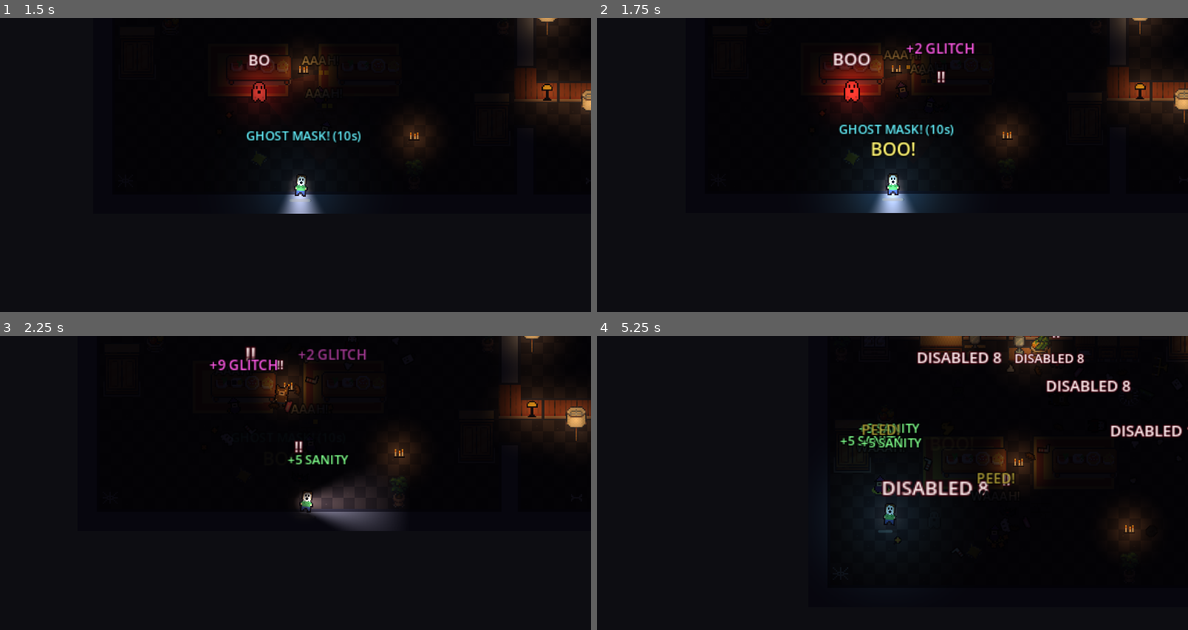
Above: before the commit, frames 1-4 (two rows, left to right).
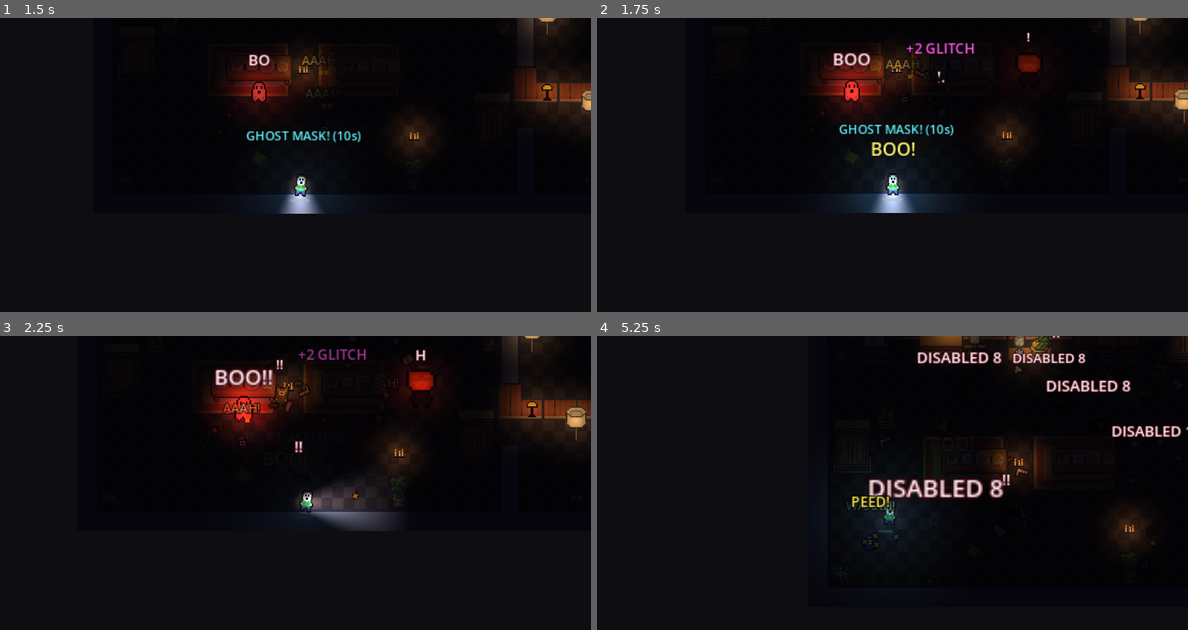
Above: after the commit, the same moments.

Repository: Anchevskiii/GameJam2026-WitchWay-
Game: Godot game, scene res://scenes/levels/dining_room.tscn
Same seed, same stepped clock (60 frames per second), same inputs: the game is played once before the commit and once after it. This scene is started directly instead of the project's main scene.
Inputs (mouse positions are in pixels of both pictures, inside the frame that each line leads up to):
- Up to frame 1 (1.5 s): tap Enter at 0.5 s; move the mouse to (425, 167) at 0.52 s; hold D (move_right) 0.53-1.28 s; hold Shift (sprint) 0.53-1.28 s; tap Space (scare) at 0.6 s; click (425, 167) at 0.67 s; move the mouse to (177, 200) at 1.27 s; hold S (move_down) from 1.28 s (still down); tap Shift (sprint) at 1.35 s
- Up to frame 2 (1.75 s): keep holding S (move_down); tap Space (scare) at 1.55 s
- Up to frame 3 (2.25 s): move the mouse to (354, 430) at 2.02 s; release S (move_down) at 2.03 s; hold D (move_right) from 2.03 s (still down); hold E (interact) from 2.03 s (still down)
- Up to frame 4 (5.25 s): tap Shift (sprint) at 2.3 s; move the mouse to (862, 568) at 2.77 s; release D (move_right) at 2.78 s; release E (interact) at 2.78 s; hold W (move_up) 2.78-3.53 s; tap Space (scare) at 2.85, 4.55, 5.1 s; click (862, 568) at 2.92 s; move the mouse to (1069, 550) at 3.52 s; hold Shift (sprint) 3.53-4.28 s; hold A (move_left) 3.53-5.03 s; move the mouse to (715, 453) at 4.27 s; tap F (toggle_flashlight) at 4.35 s; move the mouse to (922, 503) at 5.02 s; hold S (move_down) from 5.03 s (still down); hold Shift (sprint) from 5.03 s (still down); click (922, 503) at 5.17 s

Frame 1 is identical in both runs. In frame 2, 0.5% of the frame differs, in the area x 48-75%, y 4-28%; in frame 3, 3.7%, in the area x 34-75%, y 3-57%; in frame 4, 2.9%.

Commit message:
Refine jumpscare audio, trim leading silence, add entity scare cooldowns and level-complete byebye SFX

Diff:
--- a/_autoloads/audio_manager.gd
+++ b/_autoloads/audio_manager.gd
@@ -5,6 +5,7 @@
 
 var _music_player: AudioStreamPlayer
 var _sfx_players: Array[AudioStreamPlayer] = []
+var _scare_player: AudioStreamPlayer
 var _muffled_player: AudioStreamPlayer
 var _echo_loop_player: AudioStreamPlayer
 var _whisper_loop_player: AudioStreamPlayer
@@ -12,8 +13,10 @@
 const SFX_POOL_SIZE: int = 8
 const MUFFLED_BUS: StringName = &"MuffledRoom"
 const AMBIENT_MIN_COOLDOWN: float = 4.0
+const SCARE_SOUND_COOLDOWN: float = 2.0
 
 var _muffled_busy_until: float = 0.0
+var _scare_busy_until: float = 0.0
 var _room_ambience_active: bool = false
 var _ambience_fade_weight: float = 0.0
 var _whisper_phase: float = 0.0
@@ -38,6 +41,10 @@
 	_muffled_player = AudioStreamPlayer.new()
 	_muffled_player.bus = MUFFLED_BUS
 	add_child(_muffled_player)
+
+	_scare_player = AudioStreamPlayer.new()
+	_scare_player.bus = "SFX"
+	add_child(_scare_player)
 
 	for i in range(SFX_POOL_SIZE):
 		var player := AudioStreamPlayer.new()
@@ -189,6 +196,23 @@
 	play_sfx(_load_sfx(sfx_name), volume_db, pitch_scale)
 
 
+## Plays a jumpscare / entity scare sound on a dedicated non-overlapping channel with a cooldown
+## and volume cap so multiple monsters never clash or cause earrape.
+func play_scare(sfx_name: String, volume_db: float = -2.5, pitch_scale: float = 1.0, force: bool = false) -> bool:
+	var now: float = Time.get_ticks_msec() / 1000.0
+	if not force and (_scare_player.playing or now < _scare_busy_until):
+		return false
+	var stream: AudioStream = _load_sfx(sfx_name)
+	if stream == null:
+		return false
+	_scare_player.stream = stream
+	_scare_player.volume_db = clampf(volume_db, -18.0, -0.5)
+	_scare_player.pitch_scale = maxf(0.1, pitch_scale * (1.0 - 0.2 * LagController.lag_amount()))
+	_scare_player.play()
+	_scare_busy_until = now + SCARE_SOUND_COOLDOWN
+	return true
+
+
 ## Plays a full, uncut distant horror sound (woman screaming, evil laugh) through the MuffledRoom
 ## bus (low-pass filter + reverb) so it sounds like it's coming from another room across the house!
 func play_muffled_distant(sfx_name: String, volume_db: float = -2.5, pitch_scale: float = 1.0) -> bool:
--- a/scripts/actors/kid.gd
+++ b/scripts/actors/kid.gd
@@ -97,7 +97,6 @@
 	if _run_dir == Vector2.ZERO:
 		_run_dir = Vector2.RIGHT.rotated(randf() * TAU)
 	_say("AAAH!", 0.9)
-	AudioManager.play("npc_yelp", -6.0, randf_range(1.3, 1.6))
 	_drop_candy(1)
 	return true
 
--- a/scripts/actors/npc.gd
+++ b/scripts/actors/npc.gd
@@ -74,6 +74,8 @@
 var _hide_spot: HideSpot = null
 var _hide_walk_time: float = 0.0
 var _time_since_hide: float = 0.0
+## Duration of current COOLDOWN state (longer after scaring the player so packs don't spam).
+var _cooldown_duration: float = 2.5
 ## Shorter wind-up used right after jumping out of a hiding spot or corner ambush.
 var _ambush_windup: bool = false
 ## Who the current wind-up is aimed at: the player or a Kid.
@@ -127,8 +129,11 @@
 		State.WINDUP:
 			_process_windup(delta)
 		State.COOLDOWN:
-			velocity = Vector2.ZERO
-			if _state_time >= data.scare_cooldown:
+			if data.can_move and _player != null and global_position.distance_to(_player.global_position) < 95.0:
+				velocity = (_player.global_position.direction_to(global_position)) * data.move_speed * 0.65
+			else:
+				velocity = Vector2.ZERO
+			if _state_time >= _cooldown_duration:
 				_enter(State.IDLE)
 		State.PANIC:
 			_process_panic(delta)
@@ -257,24 +262,23 @@
 func _release_scare() -> void:
 	bubble.text = data.windup_text + "!"
 	bubble.scale = Vector2.ONE * 1.6
+	_cooldown_duration = maxf(data.scare_cooldown, 3.0)
 	if _target == _player and (_player.get("is_hidden") or _player.get("is_masked")):
 		bubble.text = "?"  # the player ducked into a hiding spot or put on a mask - miss!
 		_enter(State.COOLDOWN)
 		return
 	var in_range: bool = is_instance_valid(_target) and global_position.distance_to(_target.global_position) <= data.scare_range
 	if in_range and _target == _player:
+		_cooldown_duration = maxf(data.scare_cooldown * 2.2, 5.5)
 		var is_ambush: bool = _ambush_windup
 		if _player and _player.has_method("is_facing_target") and _player.is_facing_target(global_position):
 			is_ambush = false
-		var scare_sfx: String = "squeak_scare" if randf() < 0.55 else "poltergeist"
-		AudioManager.play(scare_sfx, 1.5, randf_range(0.96, 1.04))
+		var scare_sfx: String = "jumpscare_hit" if randf() < 0.45 else "scream"
+		AudioManager.play_scare(scare_sfx, -2.5, randf_range(0.95, 1.05))
 		var dmg: float = (data.ambush_damage if is_ambush else data.scare_damage) * damage_scale
 		GameManager.scare_player(dmg, data.display_name)
 	elif in_range and _target is Kid:
-		AudioManager.play(data.scare_sound, -4.0)
 		(_target as Kid).get_scared(global_position, "a " + data.display_name)
-	else:
-		AudioManager.play("haunted_pass", -5.0, randf_range(0.95, 1.05))
 	_enter(State.COOLDOWN)
 
 
--- a/scripts/actors/stalker.gd
+++ b/scripts/actors/stalker.gd
@@ -102,7 +102,6 @@
 			if dist <= reacquire_range or sprinting_near or _has_clear_sight_to_player(reacquire_range * 1.4):
 				_tracking_player = true
 				_speed = start_speed
-				AudioManager.play("haunted_pass", -1.5, randf_range(0.95, 1.05))
 			else:
 				_roam_timer -= delta
 				if _roam_timer <= 0.0 or global_position.distance_to(_roam_target) < 24.0:
@@ -119,9 +118,9 @@
 	_sprite.flip_h = target.x < global_position.x
 
 	_whisper_left -= delta
-	if _whisper_left <= 0.0 and dist < 320.0:
+	if _whisper_left <= 0.0 and dist < 320.0 and _player.is_hidden:
 		_whisper_left = randf_range(6.5, 9.5)
-		AudioManager.play("haunted_pass", linear_to_db(clampf(1.0 - dist / 320.0, 0.2, 0.95)))
+		AudioManager.play("haunted_pass", linear_to_db(clampf(1.0 - dist / 320.0, 0.2, 0.90)))
 	if dist <= touch_range and not _player.is_hidden:
 		_touch()
 
--- a/scripts/components/player_controller.gd
+++ b/scripts/components/player_controller.gd
@@ -55,6 +55,7 @@
 var _mask_type: int = 0
 var _hide_spot: HideSpot = null
 var _pre_hide_position: Vector2
+var _hidden_pass_cooldown: float = 0.0
 
 var _facing_direction: Vector2 = Vector2.DOWN
 var _is_flashlight_on: bool = true
@@ -113,6 +114,14 @@
 		return
 	if is_hidden:
 		velocity = Vector2.ZERO
+		_hidden_pass_cooldown -= delta
+		if _hidden_pass_cooldown <= 0.0:
+			for npc in get_tree().get_nodes_in_group("npcs"):
+				var n: Npc = npc as Npc
+				if is_instance_valid(n) and n.state != Npc.State.DONE and n.state != Npc.State.HIDING and global_position.distance_to(n.global_position) < 165.0:
+					_hidden_pass_cooldown = randf_range(8.5, 13.0)
+					AudioManager.play("haunted_pass", -3.5, randf_range(0.95, 1.05))
+					break
 		if Input.is_action_just_pressed("scare"):
 			_jump_out()
 		elif Input.is_action_just_pressed("interact"):
@@ -397,6 +406,7 @@
 	is_hidden = true
 	_hide_spot = spot
 	_pre_hide_position = global_position
+	_hidden_pass_cooldown = 1.4
 	spot.set_occupied(true, self)  # your head peeks out now and then
 	velocity = Vector2.ZERO
 	player_sprite.visible = false
--- a/scripts/fx/dread.gd
+++ b/scripts/fx/dread.gd
@@ -89,7 +89,6 @@
 	shadow.modulate = Color(0, 0, 0, 0)
 	shadow.global_position = player.global_position + Vector2.RIGHT.rotated(randf() * TAU) * randf_range(150.0, 230.0)
 	player.get_parent().add_child(shadow)
-	AudioManager.play("haunted_pass", -5.0, randf_range(0.95, 1.05))
 	var tween: Tween = shadow.create_tween()
 	tween.tween_property(shadow, "modulate:a", 0.6, 0.25)
 	tween.tween_interval(0.5)
--- a/scripts/levels/room.gd
+++ b/scripts/levels/room.gd
@@ -699,8 +699,7 @@
 ## The last key was taken: lights fail, everything hears it, and the Stalker comes -
 ## from behind you (the side away from the exit), so it chases rather than blocks.
 func _on_house_awakened() -> void:
-	AudioManager.play("slam", 2.0)
-	AudioManager.play("poltergeist", 0.0, 1.0)
+	AudioManager.play("slam", 1.5)
 	Narrator.say_event("house_awake", {}, true)
 	var dark: Color = ambient_color * Color(0.6, 0.55, 0.6)
 	var tween: Tween = create_tween()
--- a/scripts/main.gd
+++ b/scripts/main.gd
@@ -48,7 +48,8 @@
 func _on_level_completed() -> void:
 	if _is_changing_room:
 		return
-	AudioManager.play("creak_door", 0.5, randf_range(0.94, 1.04))
+	AudioManager.play("byebye", 0.5, 1.0)
+	AudioManager.play("creak_door", -2.5, randf_range(0.94, 1.04))
 	GameManager.advance_level()
 	_on_room_change_requested(GameManager.scene_for_level(GameManager.current_level))
 
--- a/scripts/objects/searchable.gd
+++ b/scripts/objects/searchable.gd
@@ -72,7 +72,6 @@
 func open() -> void:
 	searched = true
 	progress = 0.0
-	AudioManager.play("drawer")
 	var top: Vector2 = global_position + Vector2(0, -24)
 	match contents:
 		Contents.KEY:
@@ -82,6 +81,7 @@
 			_show_key(top)
 			Narrator.say_event("key_found" if not GameManager.has_all_keys() else "last_key", {}, true)
 		Contents.CANDY:
+			AudioManager.play("pop", -3.0, 1.15)
 			for i in 2:
 				Prop.spawn(CANDY, top + Vector2(0, 30), Vector2(randf_range(-60, 60), randf_range(40, 90)), get_tree())
 			FloatingText.spawn(self, top, "candy!", Color(1.0, 0.6, 0.85), 16)
@@ -89,6 +89,8 @@
 			EventBus.jumpscare_requested.emit("ghoul", scare_damage)
 			EventBus.noise_made.emit(global_position, 200.0)
 		_:
+			if randf() < 0.30:
+				AudioManager.play("poltergeist", -3.5, randf_range(0.96, 1.04))
 			FloatingText.spawn(self, top, "nothing...", Color(0.7, 0.7, 0.75), 14)
 
 
--- a/scripts/ui/jumpscare_overlay.gd
+++ b/scripts/ui/jumpscare_overlay.gd
@@ -44,20 +44,20 @@
 	var texture: Texture2D = load(FACE_PATH % face) if ResourceLoader.exists(FACE_PATH % face) else null
 	if texture == null:
 		return
+	var js_sfx: String = "scream" if randf() < 0.5 else "jumpscare_hit"
+	AudioManager.play_scare(js_sfx, -1.0, 1.0, true)
 	_face.texture = texture
 	_face.visible = true
 	_face.modulate = Color.WHITE
 	_face.pivot_offset = get_viewport().get_visible_rect().size * 0.5
-	_face.scale = Vector2.ONE * 0.35
+	_face.scale = Vector2.ONE * 0.55
 	_face.position = Vector2.ZERO
 	_flash.color.a = 0.85
-	var js_sfx: String = "squeak_scare" if (face == "stalker" or randf() < 0.6) else "poltergeist"
-	AudioManager.play(js_sfx, 3.0, 1.0)
 	GameManager.scare_player(damage, "Jumpscare")
 
 	var tween: Tween = create_tween()
-	tween.tween_property(_flash, "color:a", 0.0, 0.25)
-	tween.parallel().tween_property(_face, "scale", Vector2.ONE * 1.25, 0.12).set_trans(Tween.TRANS_BACK).set_ease(Tween.EASE_OUT)
+	tween.tween_property(_flash, "color:a", 0.0, 0.22)
+	tween.parallel().tween_property(_face, "scale", Vector2.ONE * 1.25, 0.07).set_trans(Tween.TRANS_BACK).set_ease(Tween.EASE_OUT)
 	# Shake while it's on screen.
 	for i in int(hold_time / 0.03):
 		tween.tween_property(_face, "position", Vector2(randf_range(-18, 18), randf_range(-12, 12)), 0.03)
Not shown, added: assets/audio/sfx/byebye.mp3.import
Not shown, added: assets/audio/sfx/jumpscare_hit.mp3.import
Not shown, added: assets/audio/sfx/byebye.mp3
Not shown, added: assets/audio/sfx/jumpscare_hit.mp3
